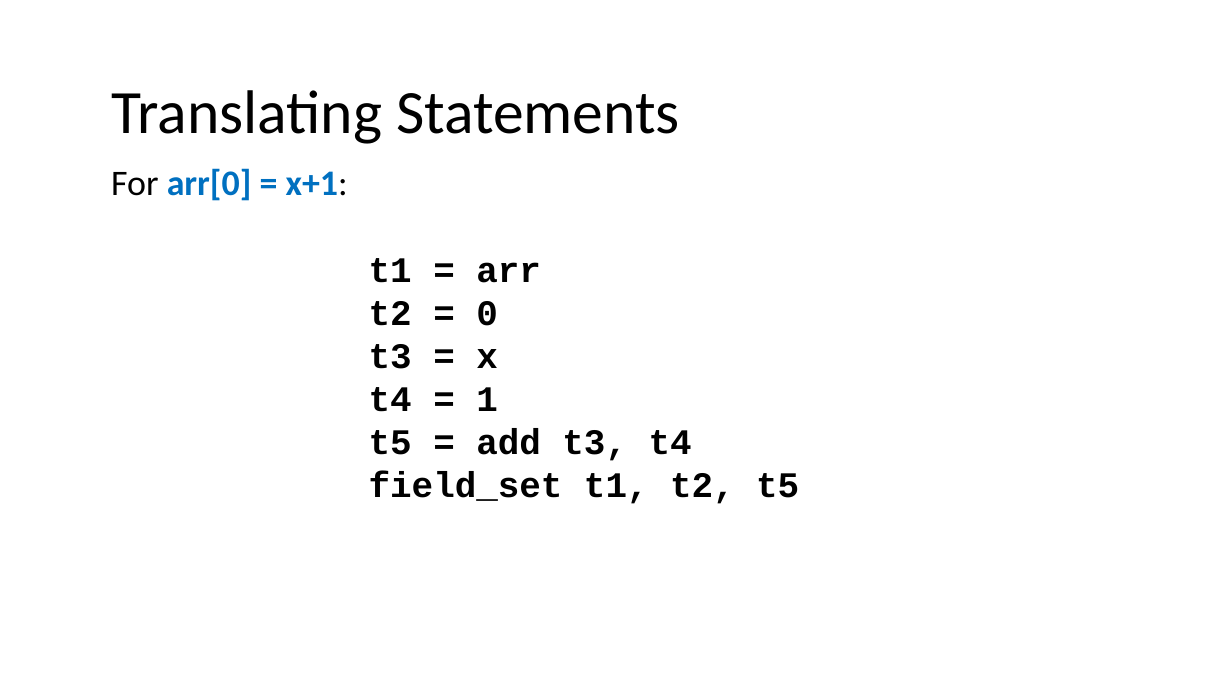
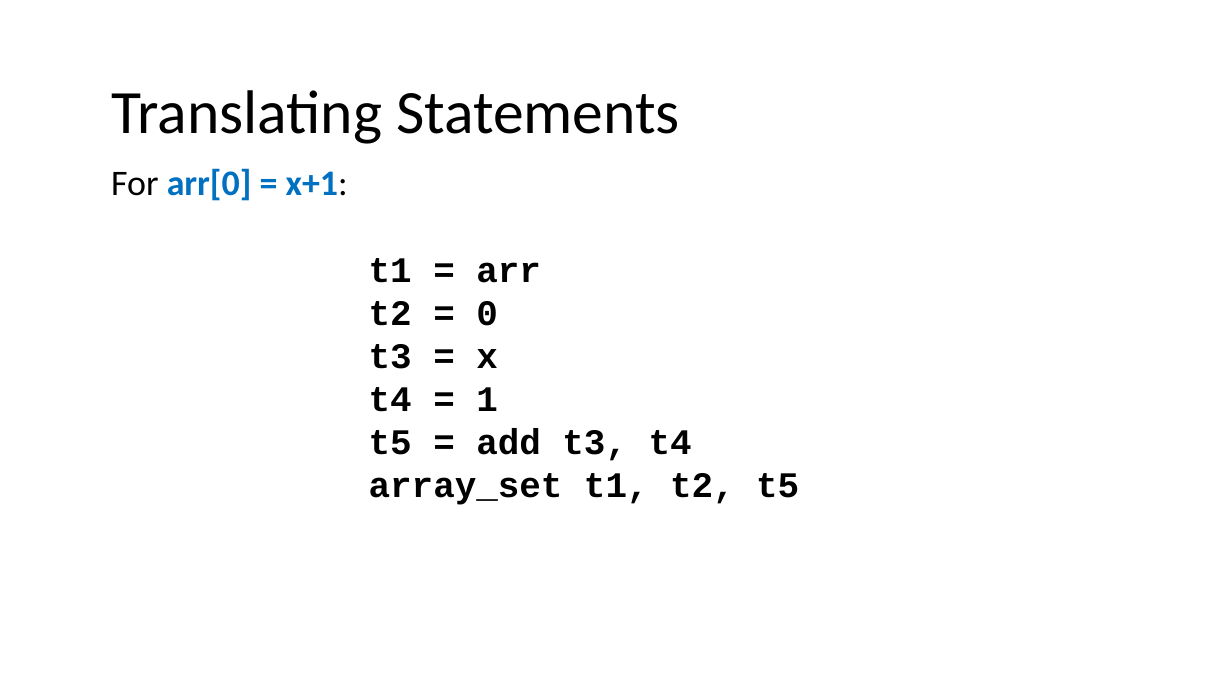
Before and after one commit to nivshani/compilation, a slide deck: slide 49 of slides/IR.pptx. Drawn at 1232x693 pixels with LibreOffice and Linux fonts; fonts in the diff are those of the drawing. Boxes give left, top, right and bottom in pixels: in the first picture for what was removed or moved away, otherwise in the second. Text is boxed around its words. In the diff, an @@ line names an element or a change of style, - is before the commit and + after.

```diff
--- a/slides/IR.pptx
+++ b/slides/IR.pptx
@@ text at <box>369,473,799,505</box>: text changed @@
-field_set t1, t2, t5
+array_set t1, t2, t5
```
Also in this commit, not shown: 9 other slides changed, 1 other file.
